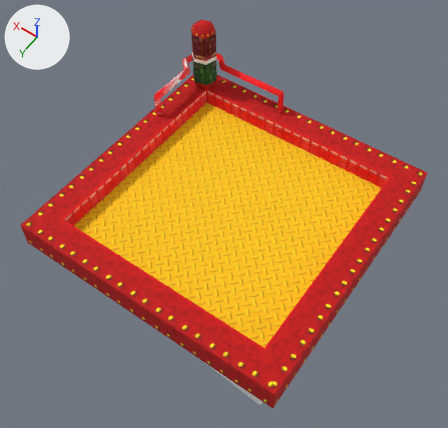
A saved change to the OBJ model SonicGame3Dv3/res/Models/SpeedHighway/CranePlatform.obj.
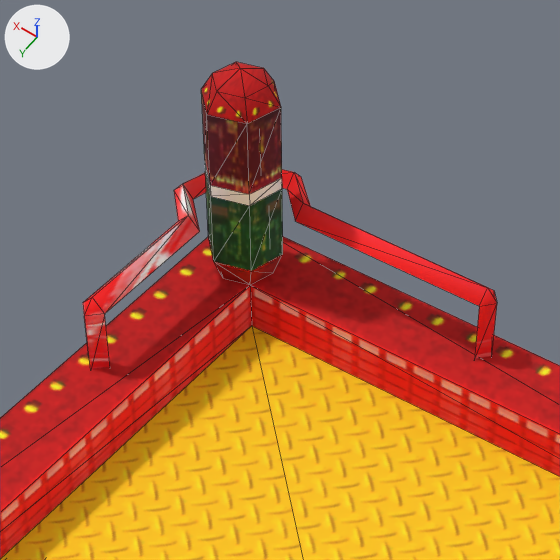
Each version appears first whole from a camera (50 mm lens) standing at (-64.5, 94.2, 149.8) and looking at (1.0, 2.5, 5.7), and next in a close-up on the part from 29% to 68% of the width and 0% to 41% of the height. Arrows for +X, +Y and +Z are at upper left; the lights stay in place. The close-ups show mesh edges as thin lines. Where no turn or scale is listed for an object, it has been applied to the vertices.

Before the edit, the objects in view are built like this:
```python
ob_craneplatform = bpy.data.objects.new('CranePlatform', me_craneplatform)
ob_craneplatform.location = (0.0, 0.0, 0.0)
```
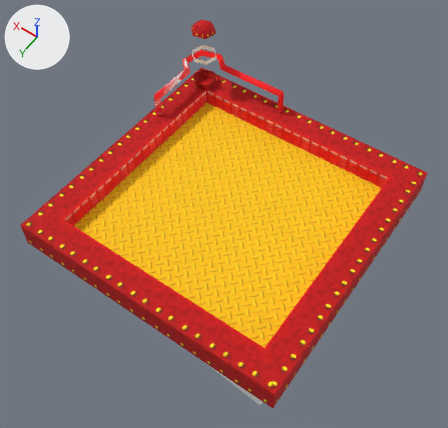
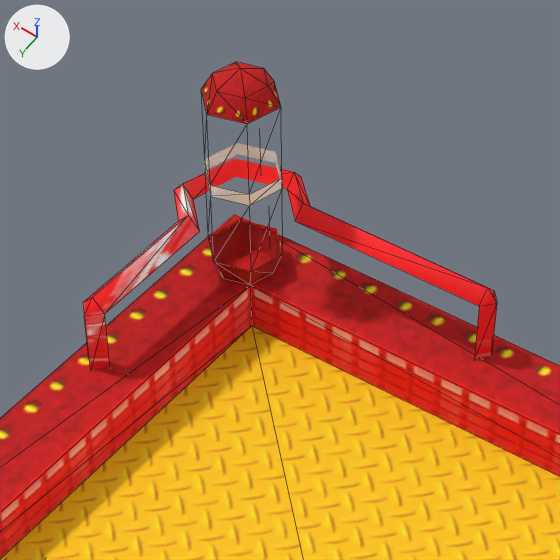
The edits, one by one:
In material 'object_02271A20_material_5' (mat_object_02271a20_material_5), alpha goes from 1.0 to 0.0.
In material 'object_02271A20_material_4' (mat_object_02271a20_material_4), alpha goes from 1.0 to 0.0.
In material 'object_02271A20_material_82' (mat_object_02271a20_material_82), alpha goes from 1.0 to 0.0.
In material 'object_02271A20_material_81' (mat_object_02271a20_material_81), alpha goes from 1.0 to 0.0.

What differs and where, as boxes [x1, y1, x2, y2] in the close-ups (560 x 560 px):
'CranePlatform', surface changed
    both: [176, 94, 409, 339]
